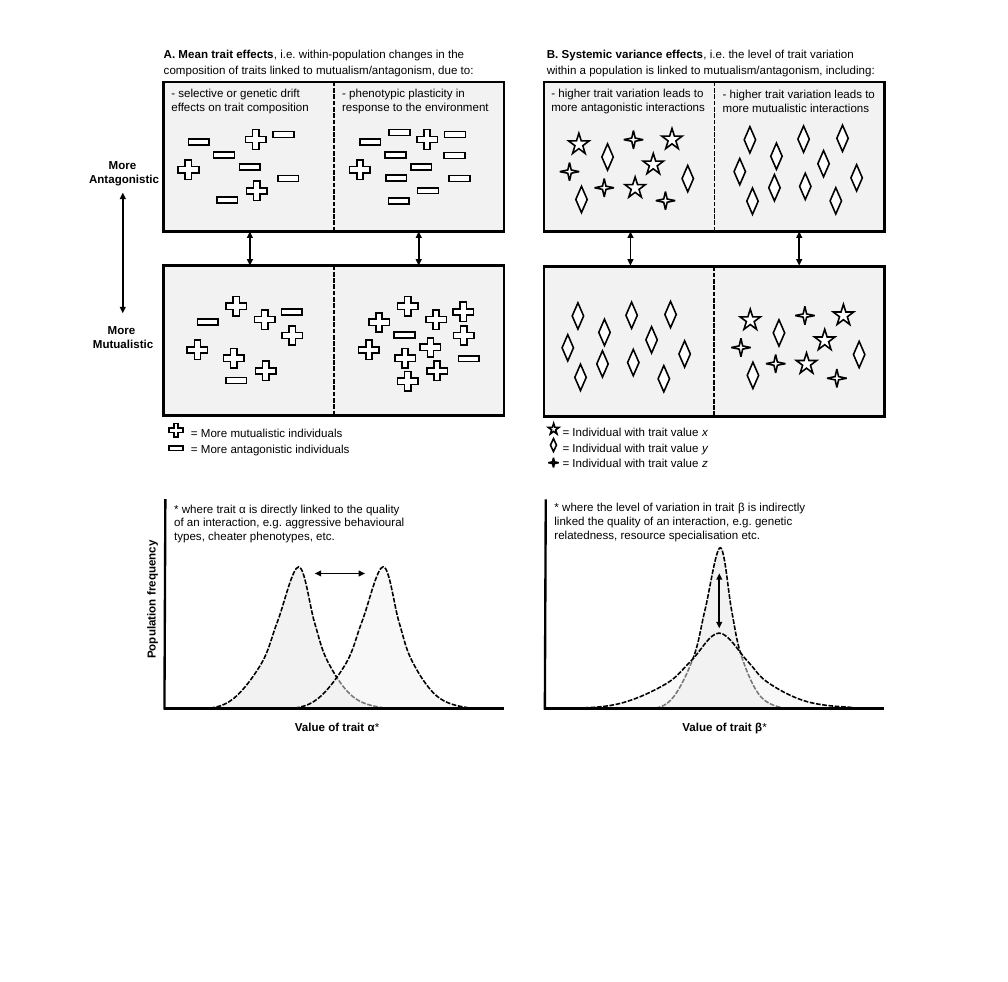
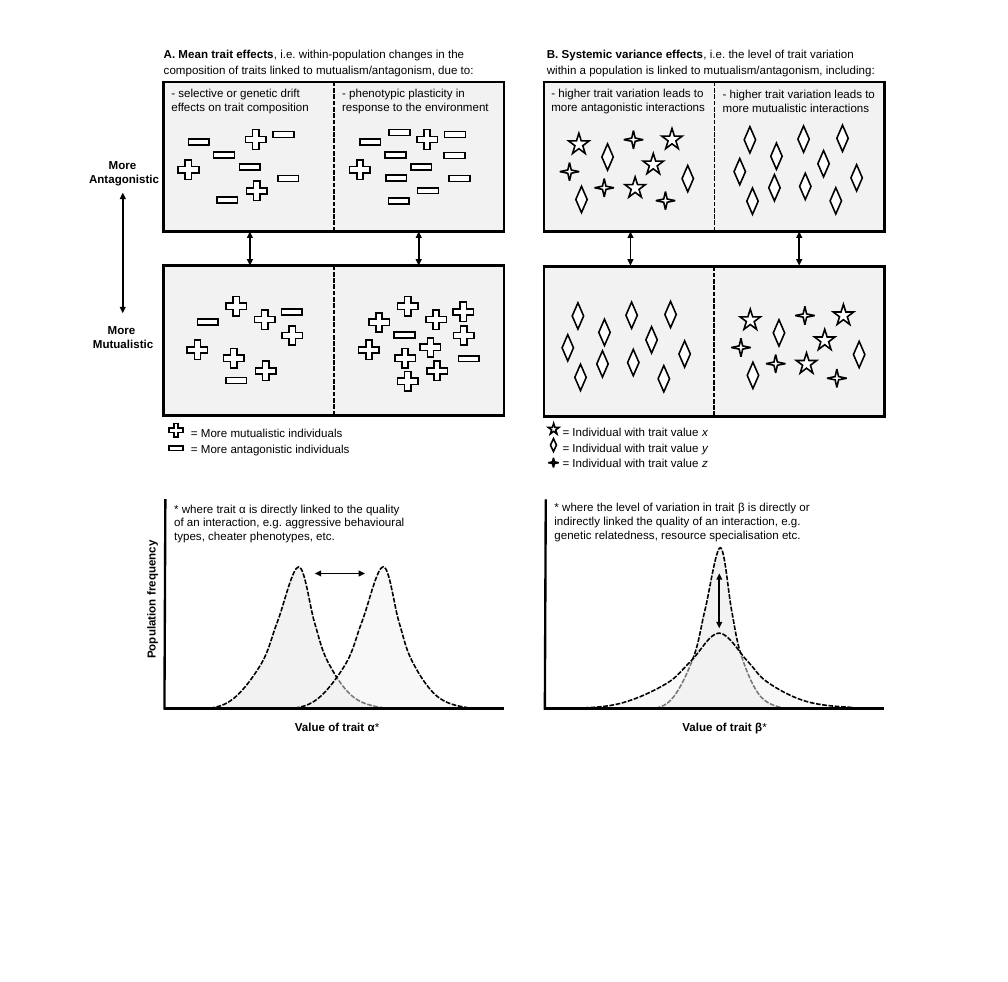
Before and after one commit to NPMoran/synthesis-review_mutualistism-antagonism, a slide deck: slide 1 of Visualisations/Mechanism_diagramv8.pptx. Drawn at 1008x982 pixels with LibreOffice and Linux fonts; fonts in the diff are those of the drawing. Boxes give left, top, right and bottom in pixels: in the first picture for what was removed or moved away, otherwise in the second. Text is boxed around its words. In the diff, an @@ line names an element or a change of style, - is before the commit and + after.

```diff
--- a/Visualisations/Mechanism_diagramv8.pptx
+++ b/Visualisations/Mechanism_diagramv8.pptx
@@ text at (554, 502, 809, 542): text changed @@
-* where the level of variation in trait β is indirectly linked the quality of an interaction, e.g. genetic relatedness, resource specialisation etc.
+* where the level of variation in trait β is directly or indirectly linked the quality of an interaction, e.g. genetic relatedness, resource specialisation etc.
```
Also in this commit, not shown: 12 other files.
